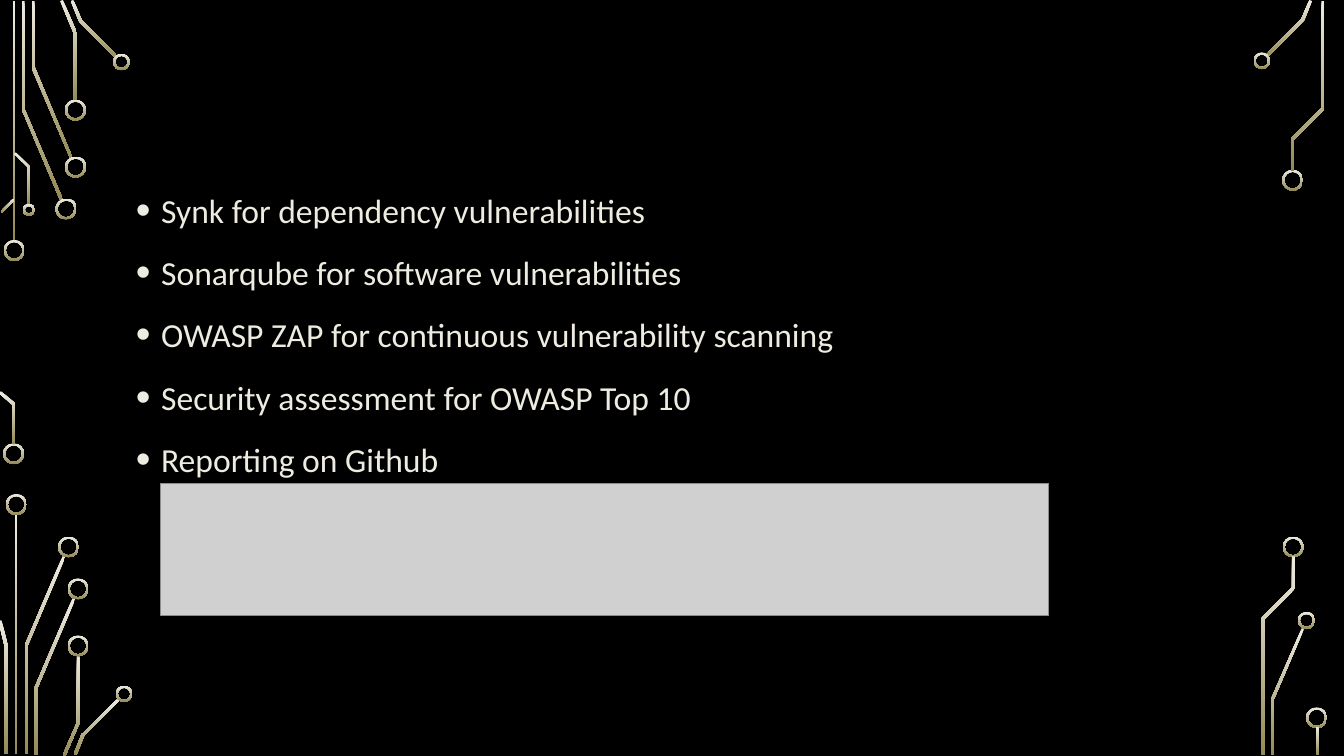
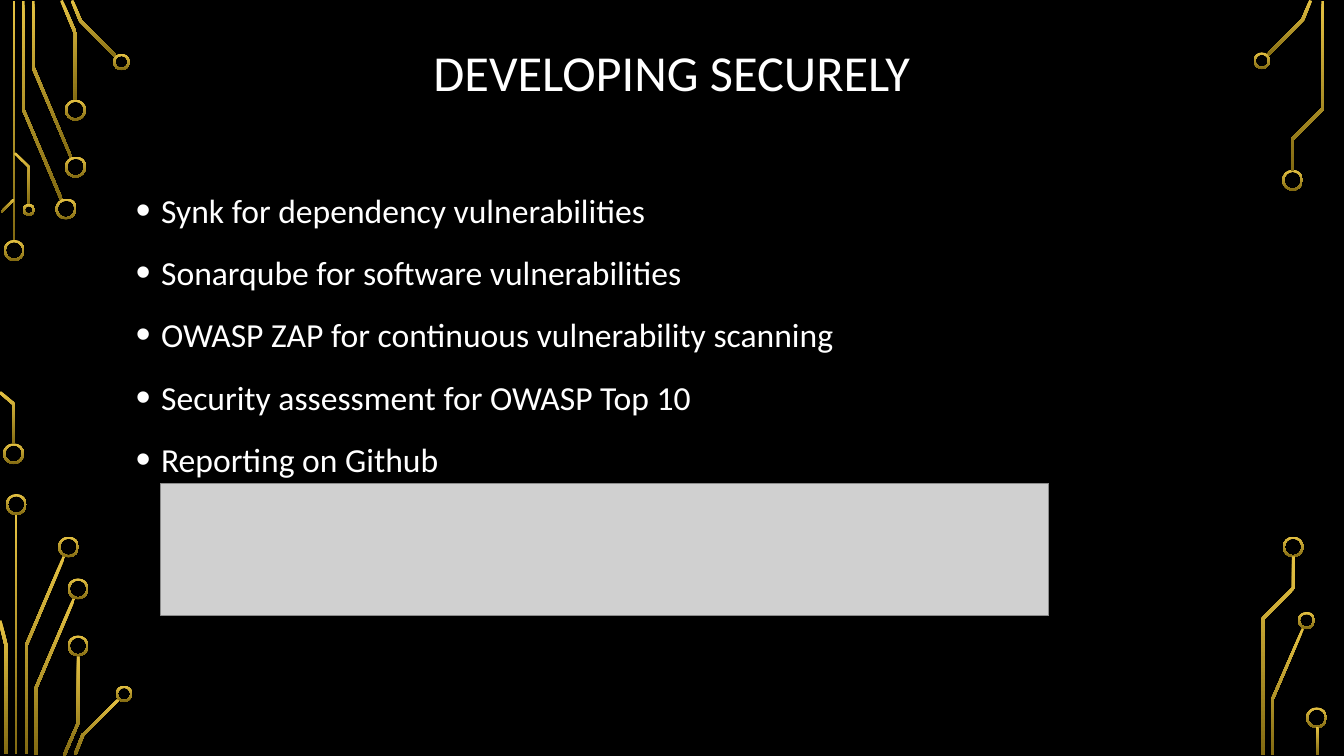
Before and after one commit to so87/Security-Lab-Manager, a slide deck: slide 15 of documentation/presentation.pptx (slide 12 before the commit). Drawn at 1344x756 pixels with LibreOffice and Linux fonts; fonts in the diff are those of the drawing; grey boxes stand for pictures; background and template pictures are left out. Boxes give left, top, right and bottom in pixels: in the first picture for what was removed or moved away, otherwise in the second. Text is boxed around its words. In the diff, an @@ line names an element or a change of style, - is before the commit and + after.

```diff
--- a/documentation/presentation.pptx
+++ b/documentation/presentation.pptx
@@ fill gradient #EEECE1 to #948A54 to gradient #E5C243 to #826A12 in 36 elements at bbox=[4, 240, 25, 261], bbox=[3, 444, 24, 465], bbox=[22, 1, 63, 201], bbox=[55, 199, 77, 220], bbox=[31, 1, 72, 158], bbox=[60, 0, 78, 101], bbox=[65, 156, 86, 177], bbox=[65, 100, 86, 121], bbox=[71, 0, 117, 58], bbox=[113, 53, 131, 70], bbox=[1, 199, 15, 213], bbox=[0, 391, 15, 445], bbox=[14, 152, 30, 205], bbox=[22, 204, 34, 216], bbox=[15, 514, 18, 755], bbox=[24, 556, 65, 754], bbox=[6, 494, 27, 515], bbox=[0, 620, 7, 754], bbox=[58, 536, 80, 558], bbox=[34, 598, 76, 755], bbox=[63, 655, 80, 756], bbox=[68, 579, 89, 600], bbox=[68, 635, 89, 656], bbox=[74, 698, 120, 755], bbox=[116, 686, 133, 702], bbox=[1266, 0, 1313, 56], bbox=[1253, 52, 1270, 70], bbox=[1282, 169, 1304, 191], bbox=[1271, 628, 1305, 755], bbox=[1299, 612, 1316, 629], bbox=[1292, 1, 1325, 171], bbox=[1284, 536, 1305, 558], bbox=[1261, 557, 1296, 755], bbox=[1307, 708, 1328, 729], bbox=[1317, 727, 1320, 755], bbox=[12, 1, 15, 242] @@
@@ title "DEVELOPING SECURELY": place and size @@
-title "DEVELOPING SECURELY" at bbox=[126, 69, 1218, 232]
+title "DEVELOPING SECURELY" at bbox=[433, 58, 910, 92]
@@ title "DEVELOPING SECURELY" at bbox=[433, 58, 910, 92]: text colour #000000 to #FFFFFF @@
@@ text "Synk for dependency vulnerabilities" at bbox=[161, 199, 834, 478]: text colour #EEECE1 to #FFFFFF @@
```
Also in this commit, not shown: 11 other slides changed, 6 slides added, 8 other files.
